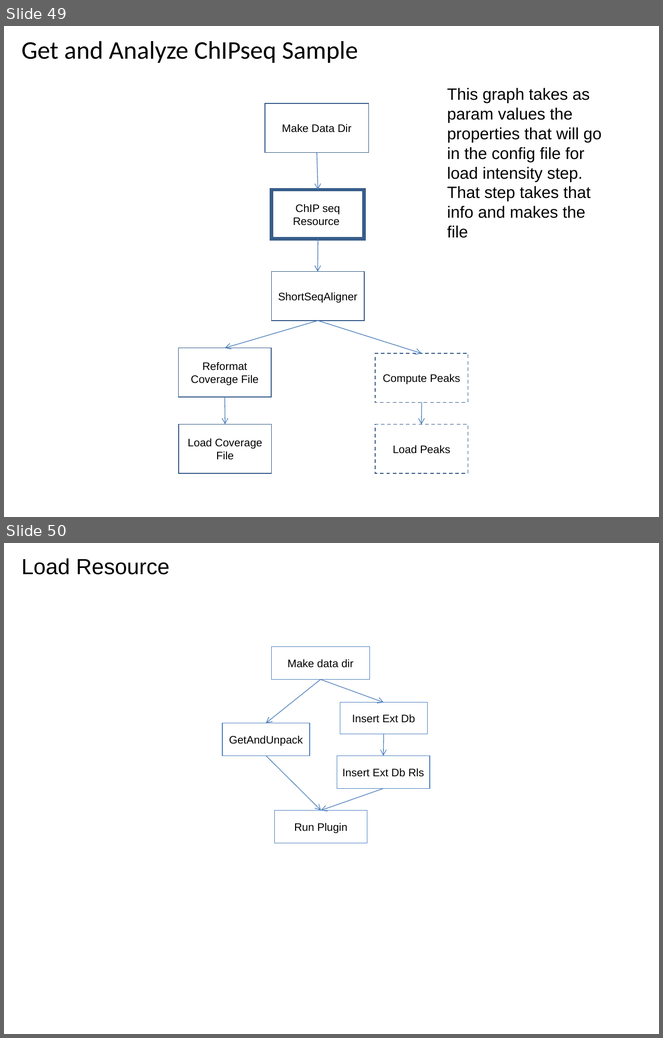
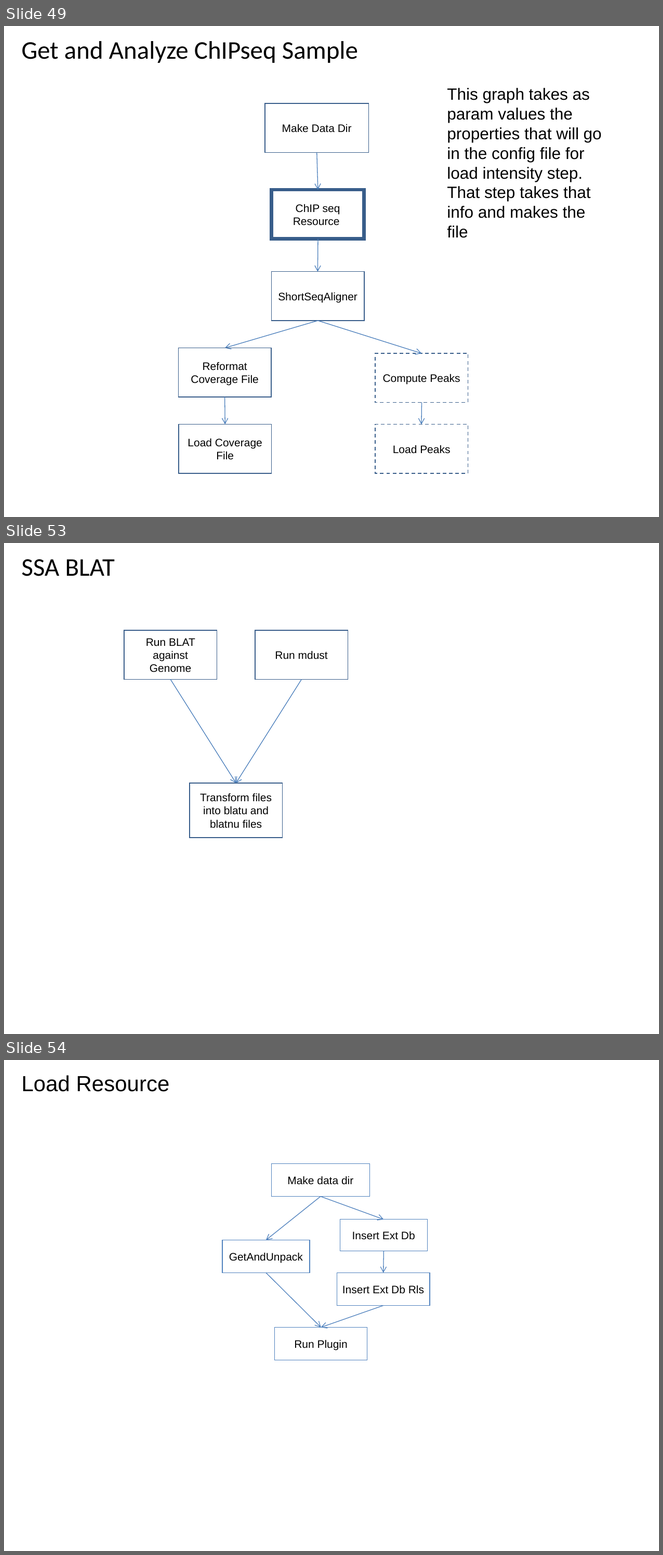
Before and after one commit to VEuPathDB/ApiCommonWorkflow, a slide deck: Main/doc/IntegratedWorkflow.ppt. Shown one above the other, each under a label of ours: slides 49 and 50 before the commit, slides 49, 53 and 54 after it; the slides between them are not shown. The pictures are 663x1038 and 663x1555 pixels, drawn with LibreOffice and Linux fonts; fonts in the diff are those of the drawing. Boxes give left, top, right and bottom in pixels: in the first picture for what was removed or moved away, otherwise in the second. Text is boxed around its words. In the diff, an @@ line names an element or a change of style, - is before the commit and + after.

```diff
--- a/Main/doc/IntegratedWorkflow.ppt
+++ b/Main/doc/IntegratedWorkflow.ppt
@@ slide 53 added at [4, 543, 659, 1034], background #FFFFFF @@
@@ title added at [22, 559, 115, 576], 28 pt, text #000000 @@
+SSA BLAT
@@ rectangle added at [124, 630, 217, 679], outline #385D8A 0.99 pt, 12 pt, text #000000 @@
+Run BLAT against Genome
@@ rectangle added at [255, 630, 348, 679], outline #385D8A 0.99 pt, 12 pt, text #000000 @@
+Run mdust
@@ arrow added from (170, 679) to (236, 783), #4A7EBB 0.74 pt @@
@@ arrow added from (301, 679) to (236, 783), #4A7EBB 0.74 pt @@
@@ rectangle added at [190, 783, 283, 838], outline #385D8A 0.99 pt, 12 pt, text #000000 @@
+Transform files into blatu and blatnu files
@@ what was slide 50 is now slide 54 @@
```
Also in this commit, not shown: 4 other slides added, 1 slide removed.
